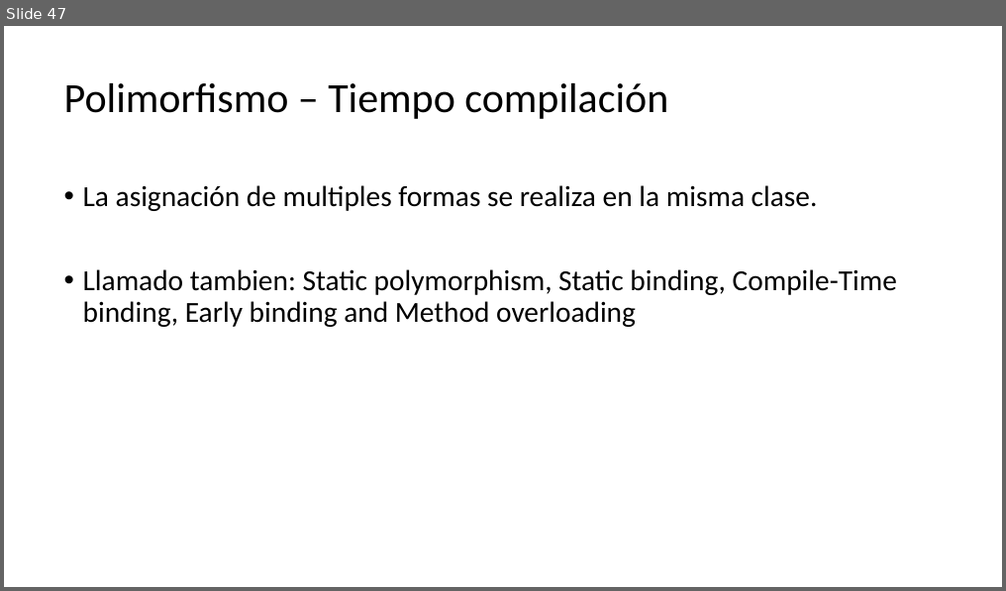
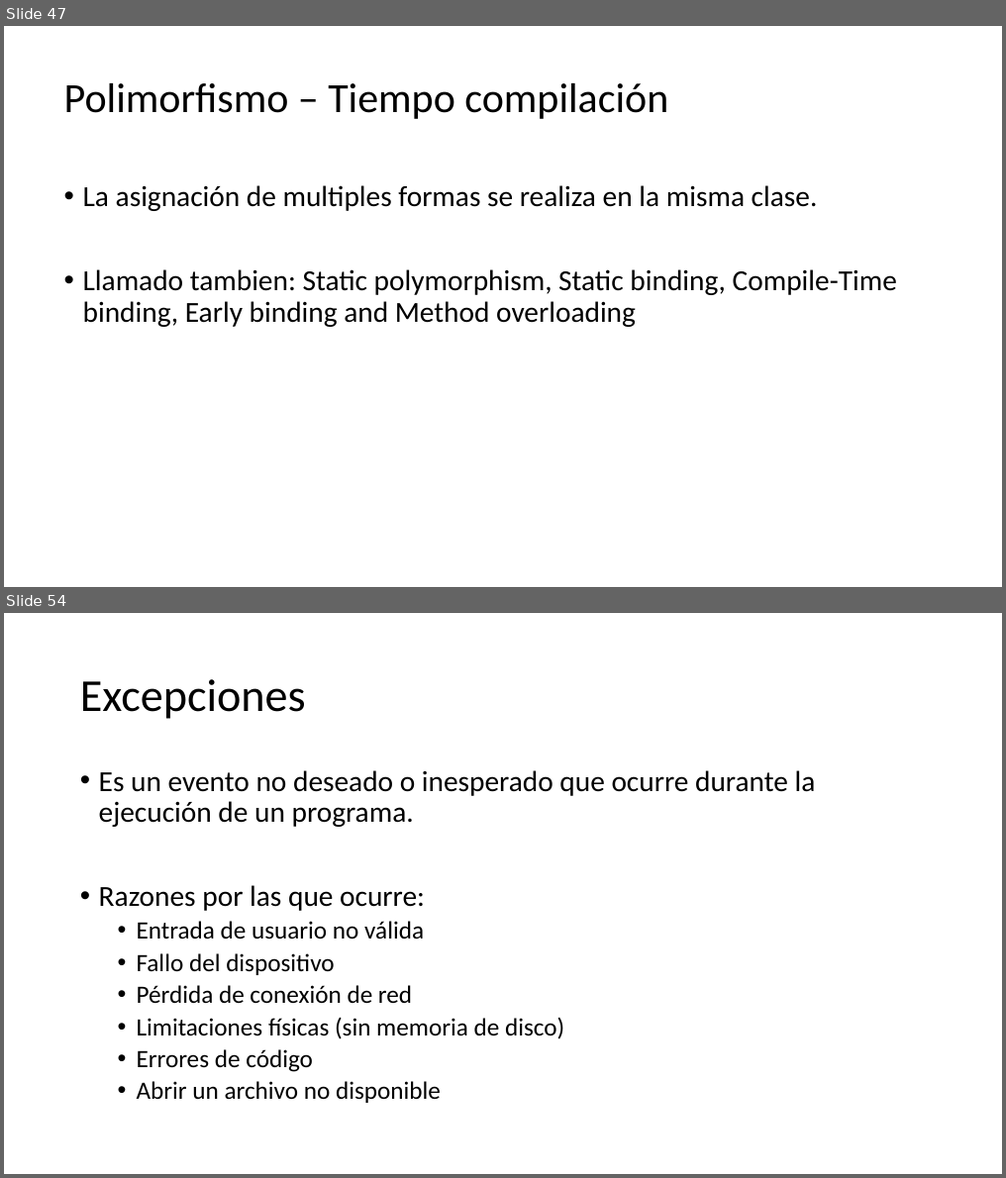
Before and after one commit to Charris1904/automation-qa-sessions, a slide deck: files/1. Java.pptx. Shown one above the other, each under a label of ours: slide 47 before the commit, slides 47 and 54 after it; the slides between them are not shown. The pictures are 1006x591 and 1006x1178 pixels, drawn with LibreOffice and Linux fonts; fonts in the diff are those of the drawing. Boxes give left, top, right and bottom in pixels: in the first picture for what was removed or moved away, otherwise in the second. Text is boxed around its words. In the diff, an @@ line names an element or a change of style, - is before the commit and + after.

```diff
--- a/files/1. Java.pptx
+++ b/files/1. Java.pptx
@@ slide 54 added at (x1=4, y1=613, x2=1002, y2=1174), background #FFFFFF @@
@@ title added at (x1=80, y1=679, x2=306, y2=719), 44 pt, text #000000 @@
+Excepciones
@@ text added at (x1=99, y1=770, x2=816, y2=1103), 24 pt, text #000000 @@
+• Es un evento no deseado o inesperado que ocurre durante la ejecución de un programa.
+• Razones por las que ocurre:
+  • Entrada de usuario no válida
+  • Fallo del dispositivo
+  • Pérdida de conexión de red
+  • Limitaciones físicas (sin memoria de disco)
+  • Errores de código
+  • Abrir un archivo no disponible
```
Also in this commit, not shown: 3 slides changed, 6 other slides added, 8 other files.
